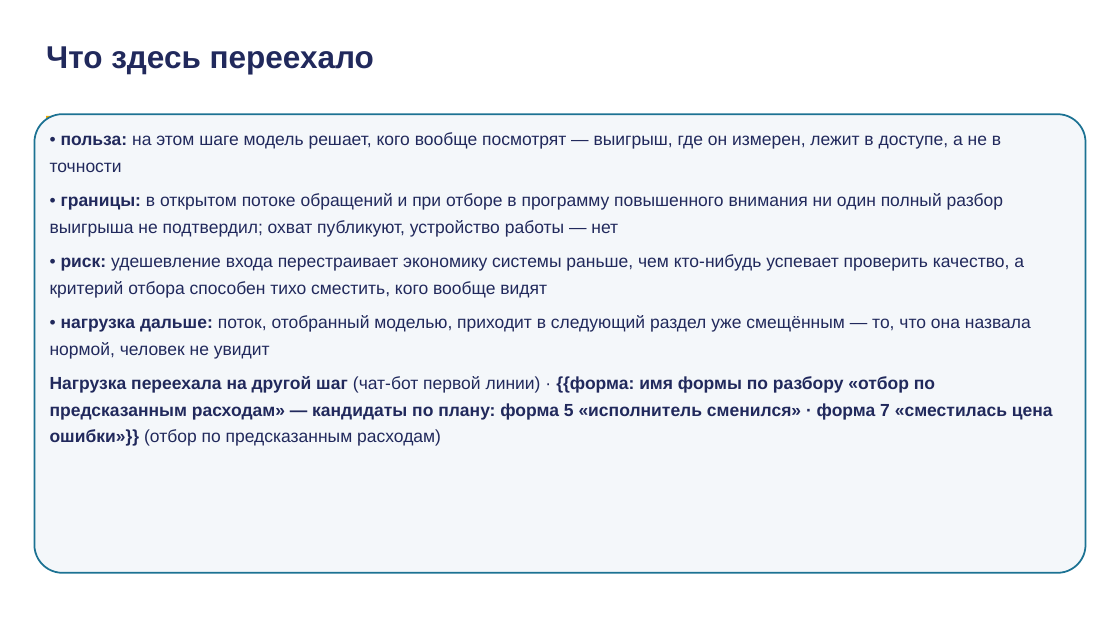
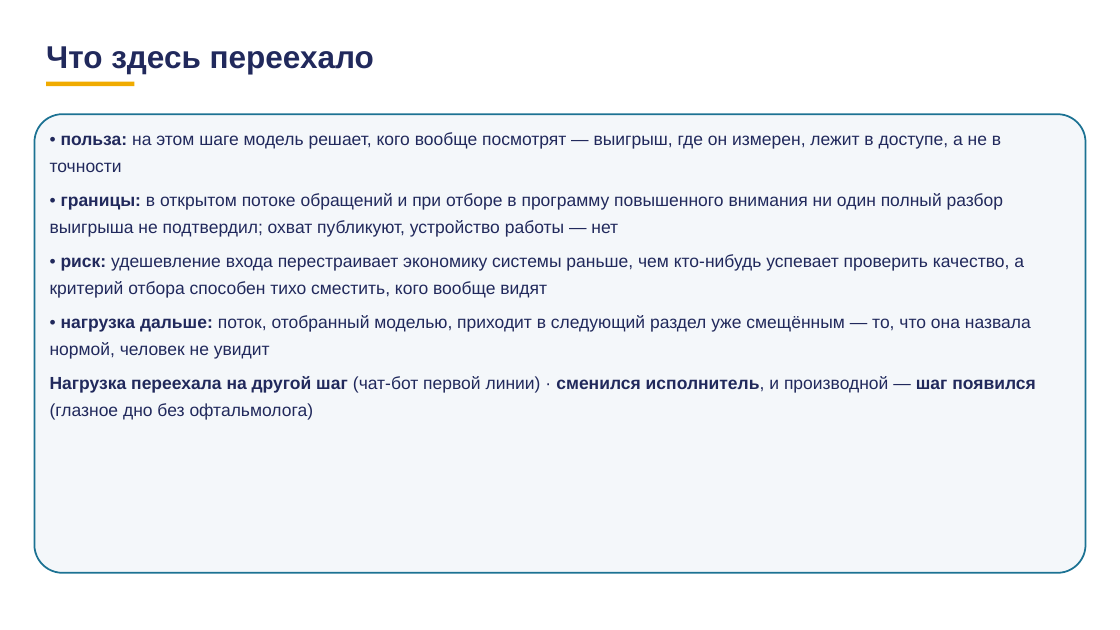
Before and after one commit to tellina-study/AI-usage-lessons, a slide deck: slide 20 of library/lectures/lec-07/rework/deck/lec-07-karkas.pptx. Drawn at 1120x630 pixels with LibreOffice and Linux fonts; fonts in the diff are those of the drawing. Boxes give left, top, right and bottom in pixels: in the first picture for what was removed or moved away, otherwise in the second. Text is boxed around its words. In the diff, an @@ line names an element or a change of style, - is before the commit and + after.

```diff
--- a/library/lectures/lec-07/rework/deck/lec-07-karkas.pptx
+++ b/library/lectures/lec-07/rework/deck/lec-07-karkas.pptx
@@ rectangle: place and size @@
-rectangle at [46, 116, 134, 121]
+rectangle at [46, 82, 134, 87]
@@ text at [50, 376, 1036, 420]: text changed; bold off @@
-Нагрузка переехала на другой шаг (чат-бот первой линии) · {{форма: имя формы по разбору «отбор по предсказанным расходам» — кандидаты по плану: форма 5 «исполнитель сменился» · форма 7 «сместилась цена ошибки»}} (отбор по предсказанным расходам)
+Нагрузка переехала на другой шаг (чат-бот первой линии) · сменился исполнитель, и производной — шаг появился (глазное дно без офтальмолога)
```
Also in this commit, not shown: 69 other slides changed, 32 slides added, 2 slides removed, 35 other files.
